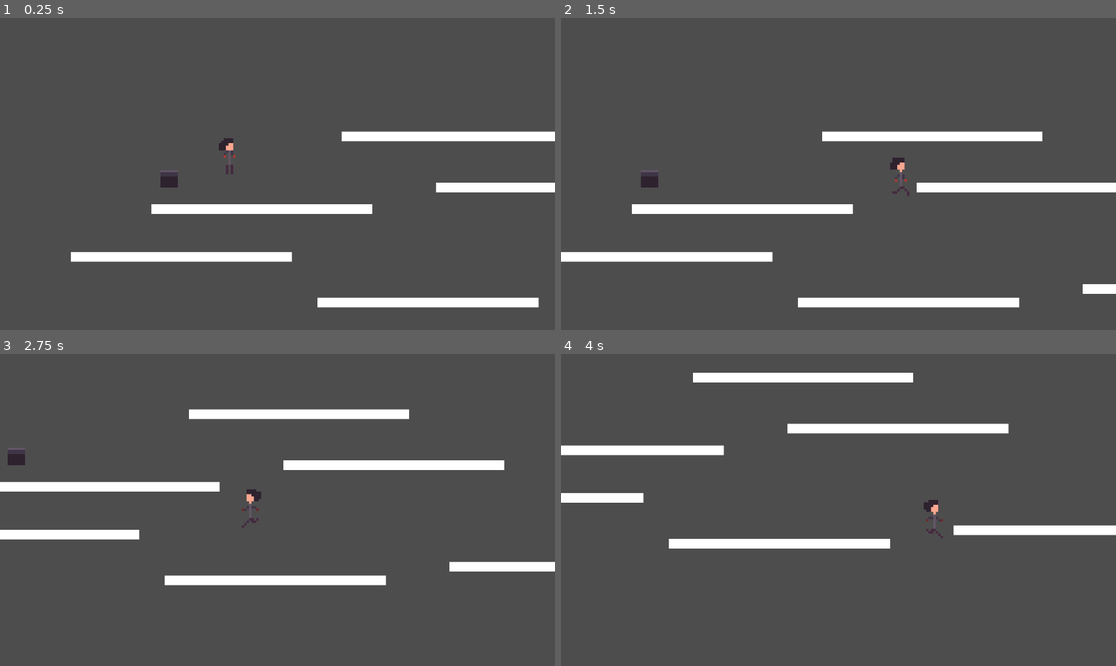
Above: before the commit, frames 1-4 (two rows, left to right).
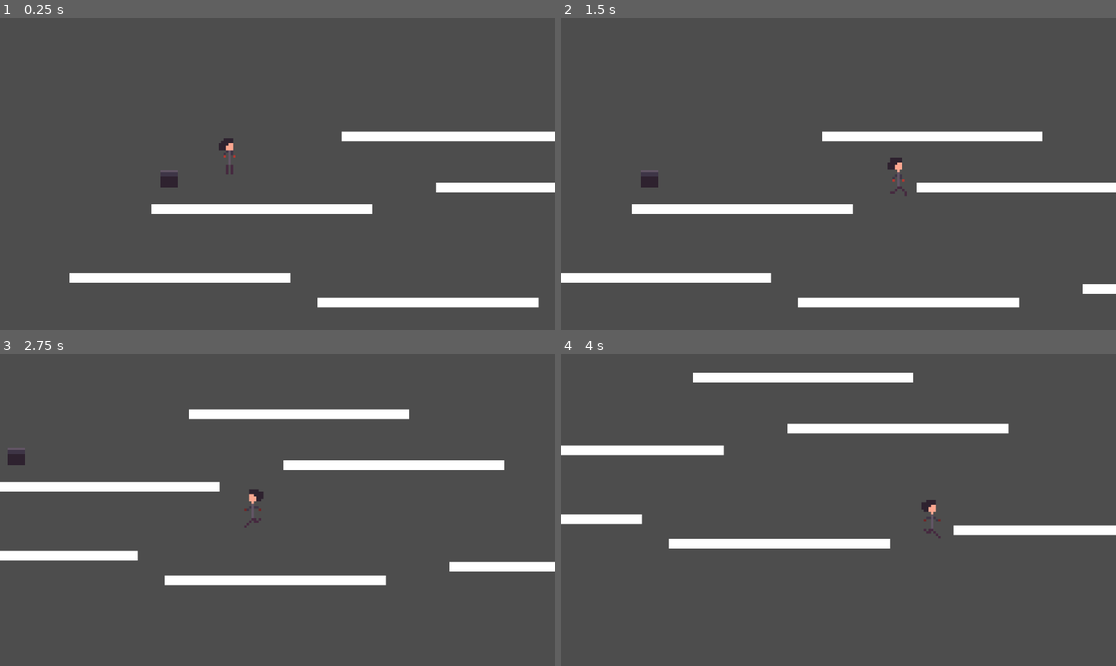
Above: after the commit, the same moments.

Repository: Elijahlenhard/PlaceholderPlatformer
Game: Godot game, scene res://world.tscn
Same seed, same stepped clock (60 frames per second), same inputs: the game is played once before the commit and once after it.
Inputs:
- Up to frame 1 (0.25 s): no input
- Up to frame 2 (1.5 s): hold Right (move_right) from 0.53 s (still down); tap X (attack) at 0.6 s; tap Z (jump) at 0.77, 1.07 s; tap C (dash) at 0.8, 1.35 s
- Up to frame 3 (2.75 s): tap Z (jump) at 1.52, 1.82 s; tap 2 (form_2, bound only after the commit) at 1.55, 2.1 s; release Right (move_right) at 2.03 s; hold Left (move_left) from 2.03 s (still down); hold Z (jump) from 2.03 s (still down)
- Up to frame 4 (4 s): release Left (move_left) at 2.78 s; release Z (jump) at 2.78 s; hold Right (move_right) from 2.78 s (still down); tap Z (jump) at 2.85, 3.02, 3.32, 3.77 s; tap X (attack) at 3.05, 3.6 s; tap C (dash) at 3.8 s

The runs differ from the first frame. In frame 1, 2.5% of the frame differs, in the area x 12-53%, y 75-85%; in frame 2, 2.5%; in frame 3, 1.7%; in frame 4, 1.1%.

Commit message:
Significant refactoring of the player scripts

Diff:
--- a/Attack.gd
+++ b/Attack.gd
@@ -14,8 +14,12 @@
 	await($AnimatedSprite2D.animation_finished)
 	queue_free()
 
-func init(position_root, flip):
+func init(root_position, direction):
+	var flip = direction.x!=1
 	$AnimatedSprite2D.flip_h = flip
+
+
+	position = root_position
 
 	if(!flip):
 		position.x +=50
--- /dev/null
+++ b/Scripts/Player/PlayerState.gd
@@ -0,0 +1,18 @@
+class_name PlayerState
+extends Node
+
+@export var direction = Vector2(0,1)
+var time_jumping =0
+@export var max_jump_time = .66
+
+@export var g = 1
+var jump_primed = -1
+var jump_held
+var dash_time = 0
+var is_dashing = false
+var dash_cd = 1.5
+var remaining_dash_cd = 0
+
+
+var changing_form = false
+var form = "fire"
--- /dev/null
+++ b/Scripts/Player/animationHandler.gd
@@ -0,0 +1,43 @@
+class_name AnimationHandler
+extends Node
+
+@export var state: PlayerState
+@export var sprite: AnimatedSprite2D
+@export var tempSprite: AnimatedSprite2D
+@export var player: CharacterBody2D
+
+# Called when the node enters the scene tree for the first time.
+func _ready():
+	tempSprite.animation_finished.connect(change_form)
+
+#_________________________________________________________________________
+#This one makes a lot of sense to turn into a finite state machine later
+#Might want to move to an animation tree later know nothing about it now though |
+#_________________________________________________________________________
+
+
+# Called every frame. 'delta' is the elapsed time since the previous frame.
+func _process(delta):
+	sprite.flip_h = state.direction.x < 0
+	tempSprite.flip_h = state.direction.x < 0
+
+	if(player.velocity.x!=0):
+		sprite.animation = "walk"
+	else:
+		sprite.animation = "idle"
+
+	tempSprite.play()
+
+
+	if(Input.is_action_just_pressed("form_2")):
+		state.changing_form = true
+	if(state.changing_form):
+		tempSprite.animation = "change_form"
+	else:
+		tempSprite.animation = state.form
+
+
+func change_form():
+	print_debug("what??")
+	state.form = "ice"
+	state.changing_form= false
--- /dev/null
+++ b/Scripts/Player/playerAttack.gd
@@ -0,0 +1,15 @@
+class_name PlayerAttack
+extends Node
+
+@export var player: CharacterBody2D
+@export var state: PlayerState
+
+
+# Called every frame. 'delta' is the elapsed time since the previous frame.
+func _process(delta):
+	if Input.is_action_just_pressed("attack"):
+		var attack = load("res://Attack.tscn")
+		var attack_instance = attack.instantiate()
+		attack_instance.set_name("attack")
+		add_child(attack_instance)
+		attack_instance.init(player.position, state.direction)
--- a/Scripts/Player/playerMove.gd
+++ b/Scripts/Player/playerMove.gd
@@ -1,25 +1,18 @@
-extends CharacterBody2D
+class_name PlayerMove
+extends Node
 
 signal hit
 
+@export var player: CharacterBody2D
+@export var animatedSprite: AnimatedSprite2D
+@export var state: PlayerState
+
 @export var top_speed = 250
-var screen_size
-var time_jumping =0
-var max_jump_time = .66
 @export var terminal_velocity = 2000
-@export var g = 1
-var jump_primed = -1
-var jump_held
-var dash_direction = Vector2(0,1)
-var dash_time = 0
-var is_dashing = false
-var dash_cd = 1.5
-var remaining_dash_cd = 0
 
 # Called when the node enters the scene tree for the first time.
 func _ready():
-	screen_size = get_viewport_rect().size
-	#saveManager = get_tree().current_scene.get_node("SaveManager") Example for later
+	pass
 
 
 # Called every frame. 'delta' is the elapsed time since the previous frame.
@@ -29,113 +22,97 @@
 	#Checks for directional input and calls appropriate functions
 	if Input.is_action_pressed("move_right"):
 		run_right(delta)
-		dash_direction.x =1 #Dash direction updated for direction character is facing
+		state.direction.x =1 #Dash direction updated for direction character is facing
 	elif Input.is_action_pressed("move_left"):
 		run_left(delta)
-		dash_direction.x =-1#Dash direction updated for direction character is facing
+		state.direction.x =-1#Dash direction updated for direction character is facing
 	else:
 		decelerate(delta, 1)#if no directional input, decelerate
 
 	#Primes a jump the frame the jump key is pressed
 	if Input.is_action_just_pressed("jump"):
-		jump_primed =3#if the player touches the ground at anypoint in the next 3 frames, execute a jump
+		state.jump_primed =3#if the player touches the ground at anypoint in the next 3 frames, execute a jump
 
 	#sets jump_held to false if the jump key is released
 	if !Input.is_action_pressed("jump"):
-		jump_held = false
+		state.jump_held = false
 
-	if jump_primed>0:#if a jump is primed
-		jump_primed -=1#decrement jump primed var
+	if state.jump_primed>0:#if a jump is primed
+		state.jump_primed -=1#decrement jump primed var
 
 	#if I jump is primed and the player touches the floor call the jump function
 	#also checks if jump is currently held to handle holding jump key for higher jump.
-	if ((jump_primed>0 && is_on_floor()) || jump_held):
-		jump_held = true
+	if ((state.jump_primed>0 && player.is_on_floor()) || state.jump_held):
+		state.jump_held = true
 		jump(delta)
 	else:
-		time_jumping = 0
+		state.time_jumping = 0
 
 	#if the dash key is hit and dash is off cool down call dash function
-	if(Input.is_action_just_pressed("dash") && remaining_dash_cd<=0):
-		is_dashing = true #disables deceleration and sets y velocity to 0 for a set time
+	if(Input.is_action_just_pressed("dash") && state.remaining_dash_cd<=0):
+		state.is_dashing = true #disables deceleration and sets y velocity to 0 for a set time
 		dash(delta)
-		remaining_dash_cd = dash_cd
+		state.remaining_dash_cd = state.dash_cd
 
-	if(is_dashing):
-		dash_time += delta
-		if (dash_time > .15):
-			is_dashing = false
-			dash_time =0
-		velocity.y =0
+	if(state.is_dashing):
+		state.dash_time += delta
+		if (state.dash_time > .15):
+			state.is_dashing = false
+			state.dash_time =0
+		player.velocity.y =0
 
-	if(remaining_dash_cd >0):
-		remaining_dash_cd -= delta
+	if(state.remaining_dash_cd >0):
+		state.remaining_dash_cd -= delta
 
-	if velocity.length() > 0:
-		$AnimatedSprite2D.play()
+	if player.velocity.length() > 0:
+		animatedSprite.play()
 
-	move_and_slide()
+	player.move_and_slide()
 
 
-	#TODO WIP for animation calls going to cause problems later
-	if velocity.x != 0:
-		$AnimatedSprite2D.animation = "walk"
-	if velocity.x == 0:
-		$AnimatedSprite2D.animation = "idle"
-
-	$AnimatedSprite2D.flip_h = dash_direction.x < 0
-
-	if Input.is_action_just_pressed("attack"):
-		var attack = load("res://Attack.tscn")
-		var attack_instance = attack.instantiate()
-		attack_instance.set_name("attack")
-		add_child(attack_instance)
-		attack_instance.init(position, $AnimatedSprite2D.flip_h)
-
-	#print_debug(velocity)
 
 func apply_gravity(delta):
 	var linear = 1200
-	if (!is_on_floor()):
-		velocity.y += (linear*delta)*((terminal_velocity-velocity.y)/terminal_velocity)
+	if (!player.is_on_floor()):
+		player.velocity.y += (linear*delta)*((terminal_velocity-player.velocity.y)/terminal_velocity)
 
 func jump(delta):
 	var linear = 7000
-	if(is_on_ceiling()):
-		time_jumping = max_jump_time
-	if time_jumping < max_jump_time:
-		velocity.y -= linear*((pow(max_jump_time, .1)-pow(time_jumping,.1))/max_jump_time)*delta
-		time_jumping += delta
+	if(player.is_on_ceiling()):
+		state.time_jumping = state.max_jump_time
+	if state.time_jumping < state.max_jump_time:
+		player.velocity.y -= linear*((pow(state.max_jump_time, .1)-pow(state.time_jumping,.1))/state.max_jump_time)*delta
+		state.time_jumping += delta
 
 func run_right(delta):
 	var multiplier = 1.1
 	var linear = 20
-	if(velocity.x<0||velocity.x>(top_speed+25)):
+	if(player.velocity.x<0||player.velocity.x>(top_speed+25)):
 		decelerate(delta, 2)
-	elif(velocity.x<top_speed):
-		velocity.x = velocity.x*multiplier + linear
+	elif(player.velocity.x<top_speed):
+		player.velocity.x = player.velocity.x*multiplier + linear
 
 func run_left(delta):
 	var multiplier = 1.1
 	var linear = -20
-	if(velocity.x>0 ||velocity.x<-(top_speed+25)):
+	if(player.velocity.x>0 ||player.velocity.x<-(top_speed+25)):
 		decelerate(delta, 2)
-	elif(velocity.x>-top_speed):
-		velocity.x = velocity.x*multiplier + linear
+	elif(player.velocity.x>-top_speed):
+		player.velocity.x = player.velocity.x*multiplier + linear
 
 func decelerate(delta, rate):
-	if(is_dashing):
+	if(state.is_dashing):
 		return
 	var deceleration = .95
 	if(rate == 2):
 		deceleration = .9
 	var linear = 20
-	if(abs(velocity.x) < linear):
-		velocity.x = 0
-	elif(velocity.x > 0):
-		velocity.x = velocity.x*deceleration - linear
-	elif(velocity.x < 0):
-		velocity.x = velocity.x*deceleration + linear
+	if(abs(player.velocity.x) < linear):
+		player.velocity.x = 0
+	elif(player.velocity.x > 0):
+		player.velocity.x = player.velocity.x*deceleration - linear
+	elif(player.velocity.x < 0):
+		player.velocity.x = player.velocity.x*deceleration + linear
 
 func dash(delta):
-	velocity.x = 1000*dash_direction.x
+	player.velocity.x = 1000*state.direction.x
--- a/character_body_2d.tscn
+++ b/character_body_2d.tscn
@@ -1,6 +1,5 @@
-[gd_scene load_steps=14 format=3 uid="uid://cyb4hippeoqe8"]
+[gd_scene load_steps=33 format=3 uid="uid://cyb4hippeoqe8"]
 
-[ext_resource type="Script" path="res://Scripts/Player/playerMove.gd" id="1_spfjk"]
 [ext_resource type="Texture2D" uid="uid://062bv5v2rxqj" path="res://Sprites/Player/Idle/Idle-1.png" id="2_3vc47"]
 [ext_resource type="Texture2D" uid="uid://cld1jaqgw6gls" path="res://Sprites/Player/Running/Running0.png" id="2_4t3nb"]
 [ext_resource type="Texture2D" uid="uid://wgriilr0ddf4" path="res://Sprites/Player/Idle/Idle-2.png" id="3_dr2n3"]
@@ -11,6 +10,25 @@
 [ext_resource type="Texture2D" uid="uid://8ucy2hsibb0i" path="res://Sprites/Player/Running/Running3.png" id="5_yl00w"]
 [ext_resource type="Texture2D" uid="uid://b526ilvtn5c0b" path="res://Sprites/Player/Running/Running4.png" id="6_rrfvc"]
 [ext_resource type="Texture2D" uid="uid://dqkcpoao3d07a" path="res://Sprites/Player/Running/Running5.png" id="7_m11sf"]
+[ext_resource type="Script" path="res://Scripts/Player/playerMove.gd" id="11_qros4"]
+[ext_resource type="Script" path="res://Scripts/Player/animationHandler.gd" id="12_igc7c"]
+[ext_resource type="Script" path="res://Scripts/Player/PlayerState.gd" id="13_2j622"]
+[ext_resource type="Script" path="res://Scripts/Player/playerAttack.gd" id="14_1nvhh"]
+[ext_resource type="Texture2D" uid="uid://c0ksg3n14nt6n" path="res://Sprites/Player/Concept/FireForm1.png" id="15_eijc1"]
+[ext_resource type="Texture2D" uid="uid://oyvgob55whkr" path="res://Sprites/Player/Concept/FormChange/FormChangeConcept1.png" id="15_k2r05"]
+[ext_resource type="Texture2D" uid="uid://bnofx5im6wiq4" path="res://Sprites/Player/Concept/FormChange/FormChangeConcept2.png" id="16_3bvhe"]
+[ext_resource type="Texture2D" uid="uid://dmm0sw5bbsoit" path="res://Sprites/Player/Concept/FormChange/FormChangeConcept3.png" id="17_861b3"]
+[ext_resource type="Texture2D" uid="uid://81lv02y23736" path="res://Sprites/Player/Concept/FormChange/FormChangeConcept4.png" id="18_vjtp0"]
+[ext_resource type="Texture2D" uid="uid://bdewoghos61pc" path="res://Sprites/Player/Concept/FormChange/FormChangeConcept5.png" id="19_svabf"]
+[ext_resource type="Texture2D" uid="uid://cc8tjnmqhy140" path="res://Sprites/Player/Concept/FormChange/FormChangeConcept6.png" id="20_yjc51"]
+[ext_resource type="Texture2D" uid="uid://cn0hj6we0nl6o" path="res://Sprites/Player/Concept/FormChange/FormChangeConcept7.png" id="21_3m14r"]
+[ext_resource type="Texture2D" uid="uid://co1ebuvs5mw8d" path="res://Sprites/Player/Concept/FormChange/FormChangeConcept8.png" id="22_56ftf"]
+[ext_resource type="Texture2D" uid="uid://big7q0g4snu6p" path="res://Sprites/Player/Concept/FormChange/FormChangeConcept9.png" id="23_xsyar"]
+[ext_resource type="Texture2D" uid="uid://c8fks73f4hkuh" path="res://Sprites/Player/Concept/FormChange/FormChangeConcept10.png" id="24_akrhc"]
+[ext_resource type="Texture2D" uid="uid://dkvsju01mot7g" path="res://Sprites/Player/Concept/FormChange/FormChangeConcept11.png" id="25_uikeb"]
+[ext_resource type="Texture2D" uid="uid://csnoojgxh4p8k" path="res://Sprites/Player/Concept/FormChange/FormChangeConcept12.png" id="26_1f8wi"]
+[ext_resource type="Texture2D" uid="uid://b3jhpfxv7mf64" path="res://Sprites/Player/Concept/FormChange/FormChangeConcept13.png" id="27_gqcvx"]
+[ext_resource type="Texture2D" uid="uid://d0v5h6f03blr3" path="res://Sprites/Player/Concept/FormChange/FormChangeConcept14.png" id="28_4fkfc"]
 
 [sub_resource type="SpriteFrames" id="SpriteFrames_ysnm3"]
 animations = [{
@@ -56,10 +74,75 @@
 }]
 
 [sub_resource type="RectangleShape2D" id="RectangleShape2D_5bsr8"]
-size = Vector2(36, 81)
+size = Vector2(36, 80)
+
+[sub_resource type="SpriteFrames" id="SpriteFrames_j3g3o"]
+animations = [{
+"frames": [{
+"duration": 1.0,
+"texture": ExtResource("15_k2r05")
+}, {
+"duration": 1.0,
+"texture": ExtResource("16_3bvhe")
+}, {
+"duration": 1.0,
+"texture": ExtResource("17_861b3")
+}, {
+"duration": 1.0,
+"texture": ExtResource("18_vjtp0")
+}, {
+"duration": 1.0,
+"texture": ExtResource("19_svabf")
+}, {
+"duration": 1.0,
+"texture": ExtResource("20_yjc51")
+}, {
+"duration": 1.0,
+"texture": ExtResource("21_3m14r")
+}, {
+"duration": 1.0,
+"texture": ExtResource("22_56ftf")
+}, {
+"duration": 1.0,
+"texture": ExtResource("23_xsyar")
+}, {
+"duration": 1.0,
+"texture": ExtResource("24_akrhc")
+}, {
+"duration": 1.0,
+"texture": ExtResource("25_uikeb")
+}, {
+"duration": 1.0,
+"texture": ExtResource("26_1f8wi")
+}, {
+"duration": 1.0,
+"texture": ExtResource("27_gqcvx")
+}, {
+"duration": 1.0,
+"texture": ExtResource("28_4fkfc")
+}],
+"loop": false,
+"name": &"change_form",
+"speed": 12.0
+}, {
+"frames": [{
+"duration": 1.0,
+"texture": ExtResource("15_eijc1")
+}],
+"loop": true,
+"name": &"fire",
+"speed": 12.0
+}, {
+"frames": [{
+"duration": 1.0,
+"texture": ExtResource("28_4fkfc")
+}],
+"loop": true,
+"name": &"ice",
+"speed": 5.0
+}]
 
 [node name="CharacterBody2D" type="CharacterBody2D"]
-script = ExtResource("1_spfjk")
 
 [node name="AnimatedSprite2D" type="AnimatedSprite2D" parent="."]
 texture_filter = 1
@@ -69,5 +152,33 @@
 animation = &"idle"
 
 [node name="CollisionShape2D" type="CollisionShape2D" parent="."]
-position = Vector2(0, 3.5)
+position = Vector2(0, 4)
 shape = SubResource("RectangleShape2D_5bsr8")
+
+[node name="PlayerMove" type="Node" parent="." node_paths=PackedStringArray("player", "animatedSprite", "state")]
+script = ExtResource("11_qros4")
+player = NodePath("..")
+animatedSprite = NodePath("../AnimatedSprite2D")
+state = NodePath("../PlayerState")
+
+[node name="AnimationHandler" type="Node" parent="." node_paths=PackedStringArray("state", "sprite", "tempSprite", "player")]
+script = ExtResource("12_igc7c")
+state = NodePath("../PlayerState")
+sprite = NodePath("../AnimatedSprite2D")
+tempSprite = NodePath("../TempCheck")
+player = NodePath("..")
+
+[node name="PlayerState" type="Node" parent="."]
+script = ExtResource("13_2j622")
+
+[node name="PlayerAttack" type="Node" parent="." node_paths=PackedStringArray("player", "state")]
+script = ExtResource("14_1nvhh")
+player = NodePath("..")
+state = NodePath("../PlayerState")
+
+[node name="TempCheck" type="AnimatedSprite2D" parent="."]
+visible = false
+texture_filter = 1
+scale = Vector2(3, 3)
+sprite_frames = SubResource("SpriteFrames_j3g3o")
+animation = &"change_form"
--- a/project.godot
+++ b/project.godot
@@ -52,3 +52,8 @@
 "events": [Object(InputEventKey,"resource_local_to_scene":false,"resource_name":"","device":-1,"window_id":0,"alt_pressed":false,"shift_pressed":false,"ctrl_pressed":false,"meta_pressed":false,"pressed":false,"keycode":0,"physical_keycode":88,"key_label":0,"unicode":120,"echo":false,"script":null)
 ]
 }
+form_2={
+"deadzone": 0.5,
+"events": [Object(InputEventKey,"resource_local_to_scene":false,"resource_name":"","device":-1,"window_id":0,"alt_pressed":false,"shift_pressed":false,"ctrl_pressed":false,"meta_pressed":false,"pressed":false,"keycode":0,"physical_keycode":50,"key_label":0,"unicode":50,"echo":false,"script":null)
+]
+}
--- a/world.tscn
+++ b/world.tscn
@@ -92,7 +92,7 @@
 shape = SubResource("RectangleShape2D_wvah6")
 
 [node name="Platform7" type="StaticBody2D" parent="."]
-position = Vector2(-94, 372)
+position = Vector2(-97, 416)
 
 [node name="MeshInstance2D" type="MeshInstance2D" parent="Platform7"]
 position = Vector2(230.5, -3.99998)
@@ -106,6 +106,7 @@
 [node name="AudioStreamPlayer2D" type="AudioStreamPlayer2D" parent="."]
 position = Vector2(-41, 28)
 stream = ExtResource("2_kb7cl")
+autoplay = true
 max_distance = 171571.0
 attenuation = 0.901249
 panning_strength = 0.0
Binary file changed: Sprites/Attacks/sprite_0.png
Binary file changed: Sprites/Attacks/sprite_1.png
Binary file changed: Sprites/Attacks/sprite_2.png
Binary file changed: Sprites/Attacks/sprite_3.png
Binary file added: Sprites/Attacks/sprite_4.png
Not shown, added: Sprites/Attacks/sprite_4.png.import
Binary file added: Sprites/Player/Concept/FireForm1.png
Not shown, added: Sprites/Player/Concept/FireForm1.png.import
Binary file added: Sprites/Player/Concept/FireForm10.png
Not shown, added: Sprites/Player/Concept/FireForm10.png.import
Binary file added: Sprites/Player/Concept/FireForm11.png
Not shown, added: Sprites/Player/Concept/FireForm11.png.import
(and 116 more such lines)
